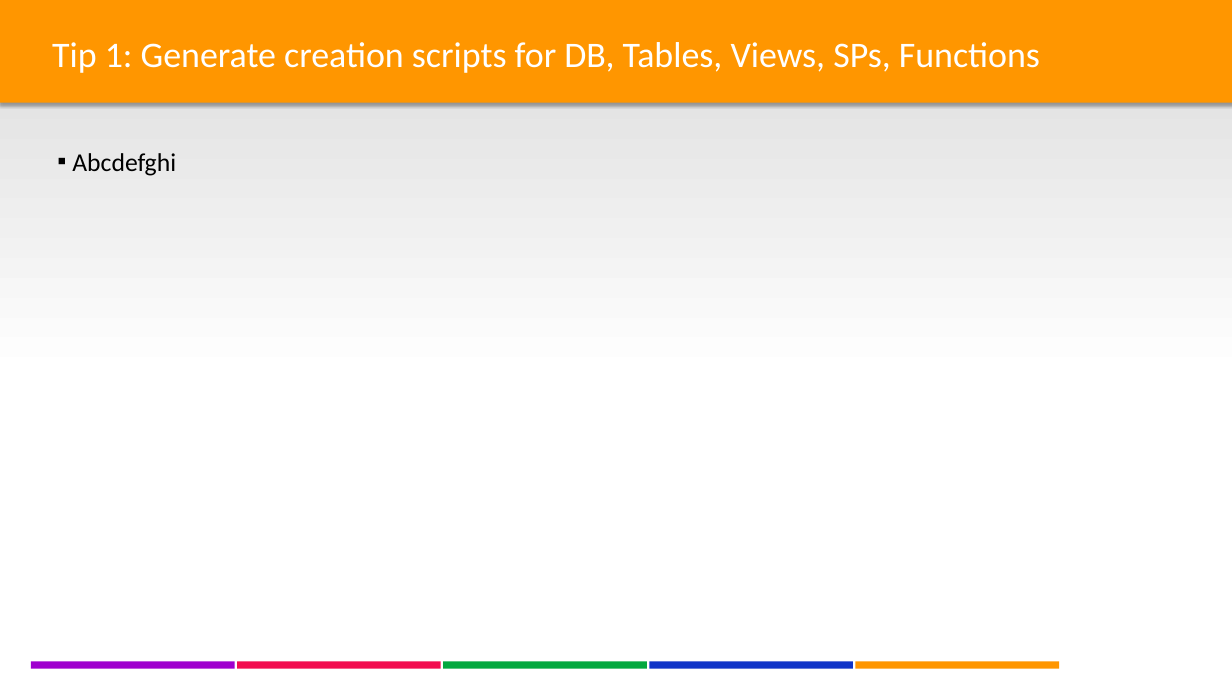
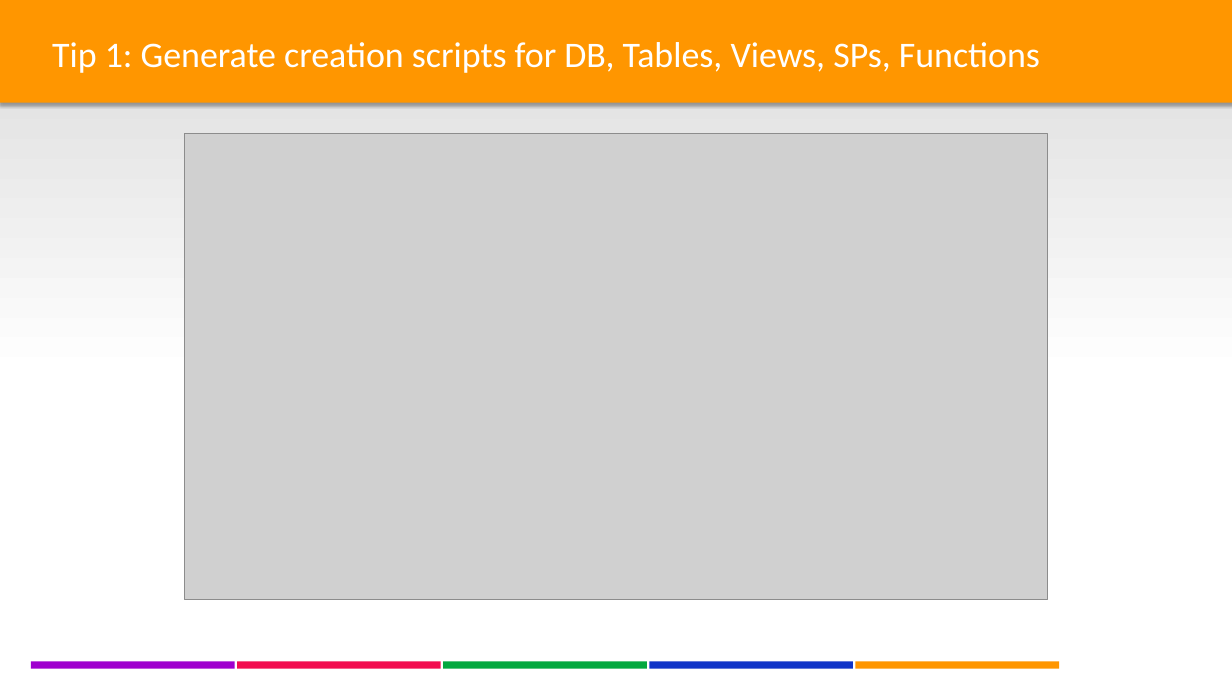
Before and after one commit to lgoldin/TestOrientedDevelopment, a slide deck: slide 5 of DesigningTestableApplications - Part II - DB Integration & Legacy Code.pptx. Drawn at 1232x693 pixels with LibreOffice and Linux fonts; fonts in the diff are those of the drawing; grey boxes stand for pictures; background and template pictures are left out. Boxes give left, top, right and bottom in pixels: in the first picture for what was removed or moved away, otherwise in the second. Text is boxed around its words. In the diff, an @@ line names an element or a change of style, - is before the commit and + after.

```diff
--- a/DesigningTestableApplications - Part II - DB Integration & Legacy Code.pptx
+++ b/DesigningTestableApplications - Part II - DB Integration & Legacy Code.pptx
@@ picture added at box(185, 134, 1048, 600) @@
@@ text removed at box(72, 153, 176, 176) @@
-▪ Abcdefghi
```
Also in this commit, not shown: 5 other slides changed, 6 slides added, 1 slide removed.
